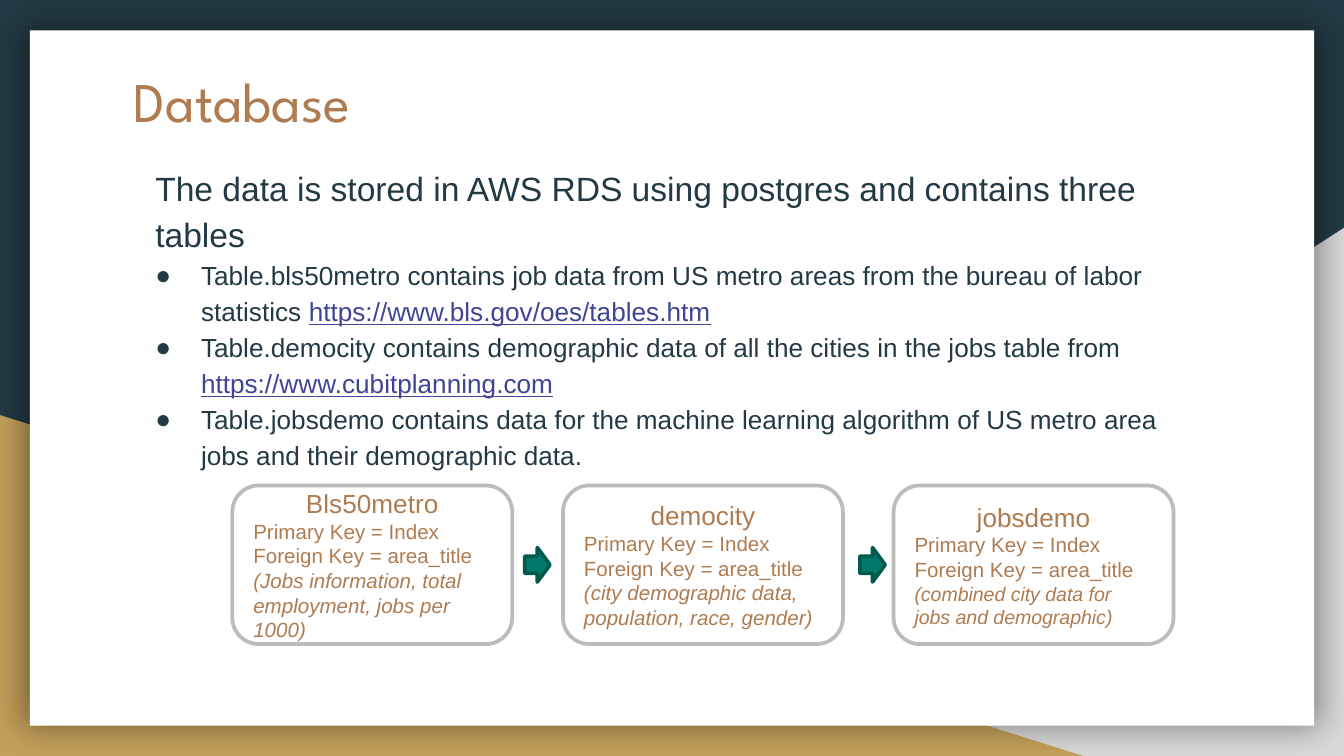
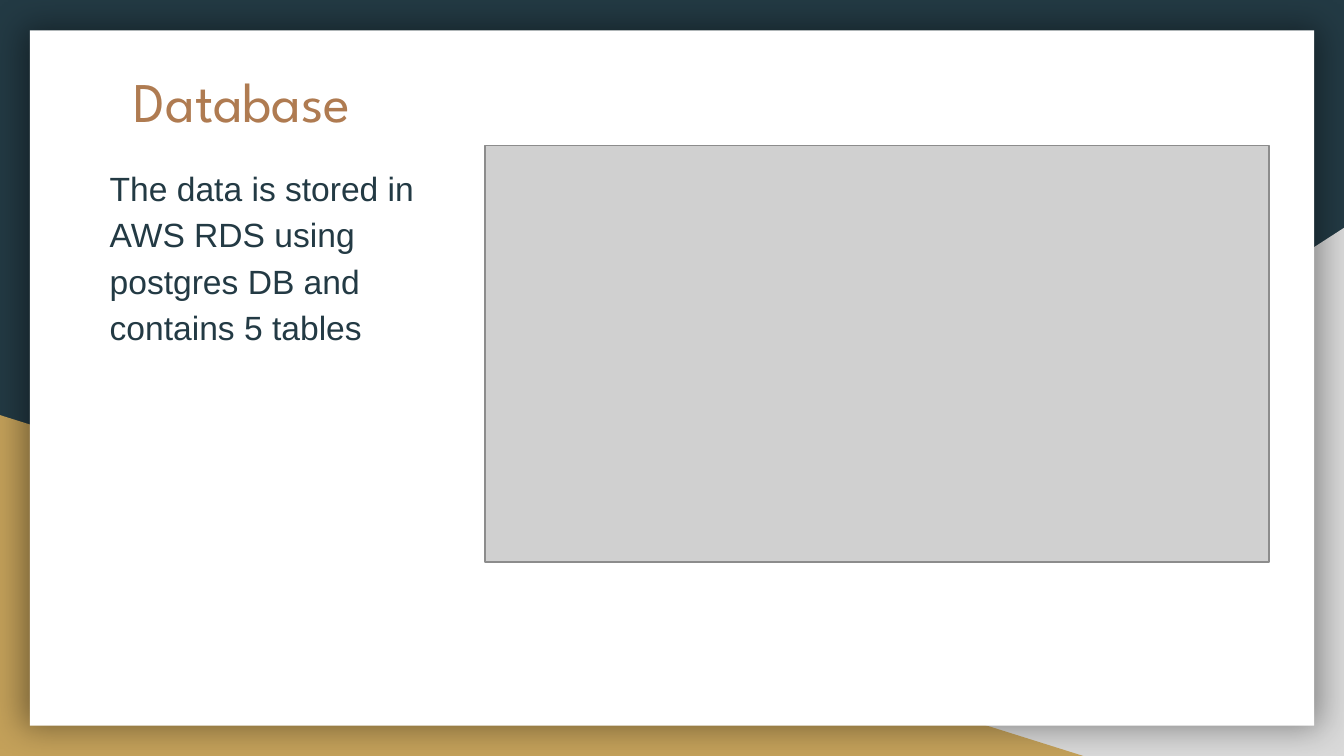
Before and after one commit to reachme1212/final_project, a slide deck: slide 3 of U_of_A Final Project.pptx. Drawn at 1344x756 pixels with LibreOffice and Linux fonts; fonts in the diff are those of the drawing; grey boxes stand for pictures. Boxes give left, top, right and bottom in pixels: in the first picture for what was removed or moved away, otherwise in the second. Text is boxed around its words. In the diff, an @@ line names an element or a change of style, - is before the commit and + after.

```diff
--- a/U_of_A Final Project.pptx
+++ b/U_of_A Final Project.pptx
@@ picture added at bbox=[485, 145, 1269, 562] @@
@@ text at bbox=[110, 176, 414, 341]: text changed; size 14 to 18 pt @@
-The data is stored in AWS RDS using postgres and contains three tables
-● Table.bls50metro contains job data from US metro areas from the bureau of labor statistics https://www.bls.gov/oes/tables.htm
-● Table.democity contains demographic data of all the cities in the jobs table from https://www.cubitplanning.com
-● Table.jobsdemo contains data for the machine learning algorithm of US metro area jobs and their demographic data.
+The data is stored in AWS RDS using postgres DB and contains 5 tables
@@ rounded rectangle removed at bbox=[233, 485, 512, 644] @@
-Bls50metro
-Primary Key = Index
-Foreign Key = area_title
-(Jobs information, total employment, jobs per 1000)
@@ rounded rectangle removed at bbox=[563, 485, 843, 644] @@
-democity
-Primary Key = Index
-Foreign Key = area_title
-(city demographic data, population, race, gender)
@@ rounded rectangle removed at bbox=[894, 485, 1173, 644] @@
-jobsdemo
-Primary Key = Index
-Foreign Key = area_title
-(combined city data for jobs and demographic)
@@ right arrow removed at bbox=[524, 547, 550, 582] @@
@@ right arrow removed at bbox=[860, 547, 886, 582] @@
```
Also in this commit, not shown: 1 slide removed, 1 other file.
